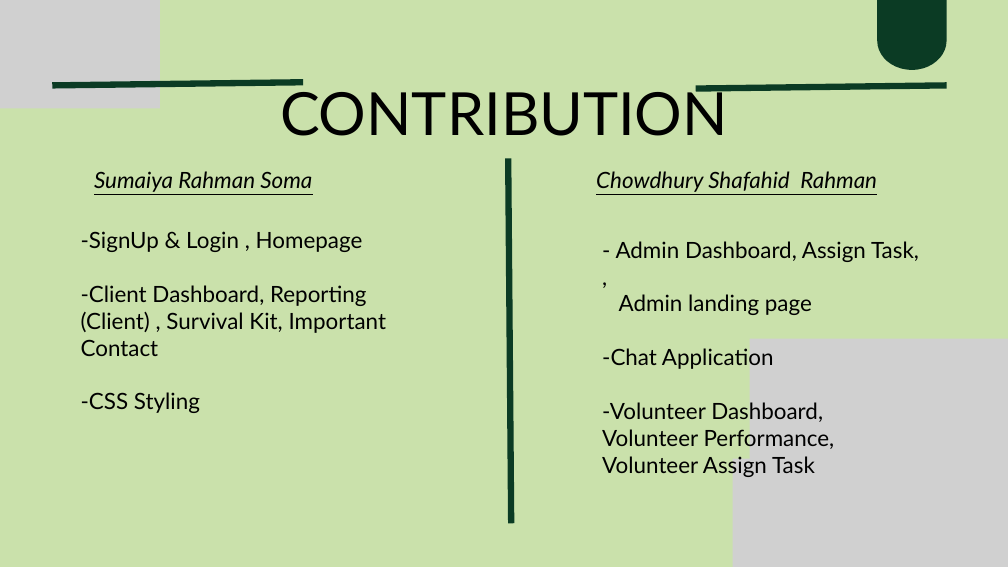
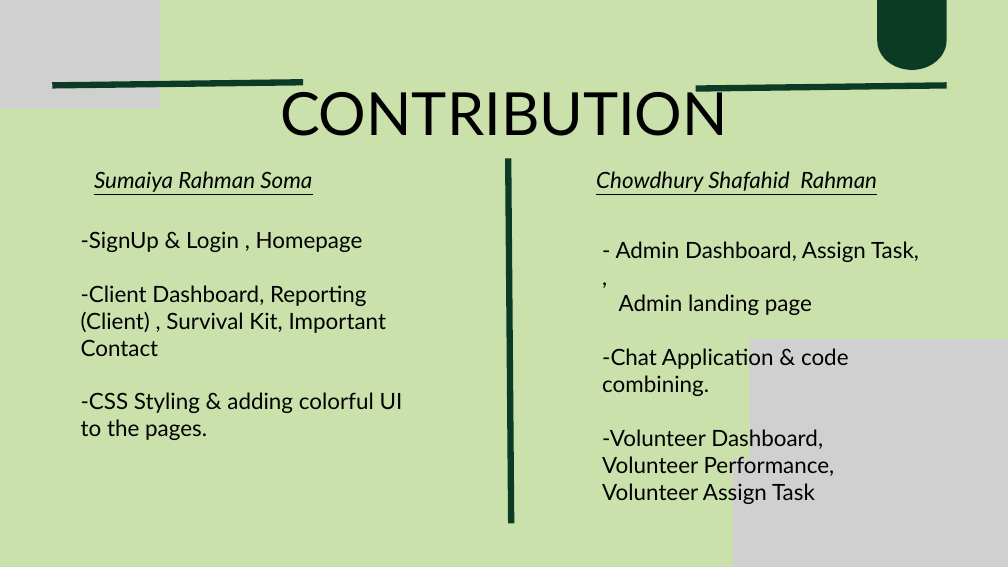
Before and after one commit to srs4929/RESQURE-OOP-PROJECT-2-1-, a slide deck: slide 5 of Project Report and Presentation/OOP PROJECT PRESENTATION (RESQURE).pptx. Drawn at 1008x567 pixels with LibreOffice and Linux fonts; fonts in the diff are those of the drawing; grey boxes stand for pictures. Boxes give left, top, right and bottom in pixels: in the first picture for what was removed or moved away, otherwise in the second. Text is boxed around its words. In the diff, an @@ line names an element or a change of style, - is before the commit and + after.

```diff
--- a/Project Report and Presentation/OOP PROJECT PRESENTATION (RESQURE).pptx
+++ b/Project Report and Presentation/OOP PROJECT PRESENTATION (RESQURE).pptx
@@ text at <box>602,348,849,396</box>: text changed @@
--Chat Application
+-Chat Application & code combining.
@@ text at <box>81,392,403,440</box>: text changed @@
--CSS Styling
+-CSS Styling & adding colorful UI to the pages.
```
Also in this commit, not shown: 1 other file.
